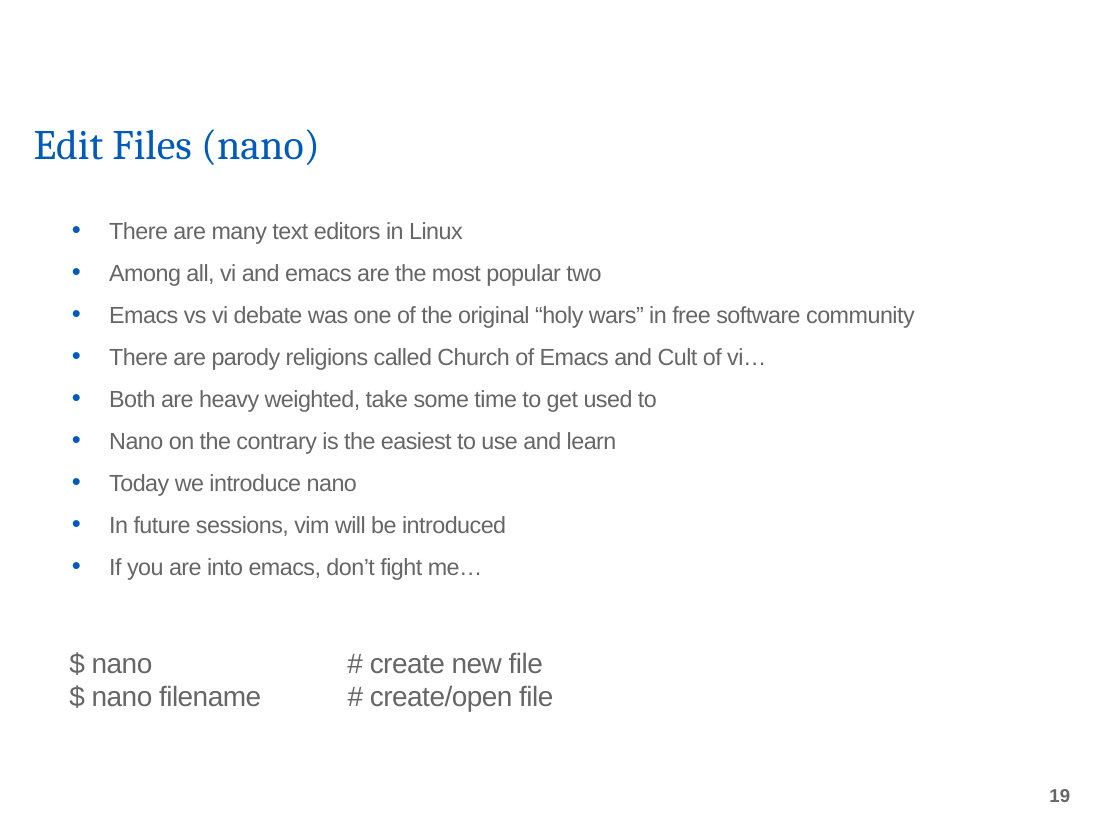
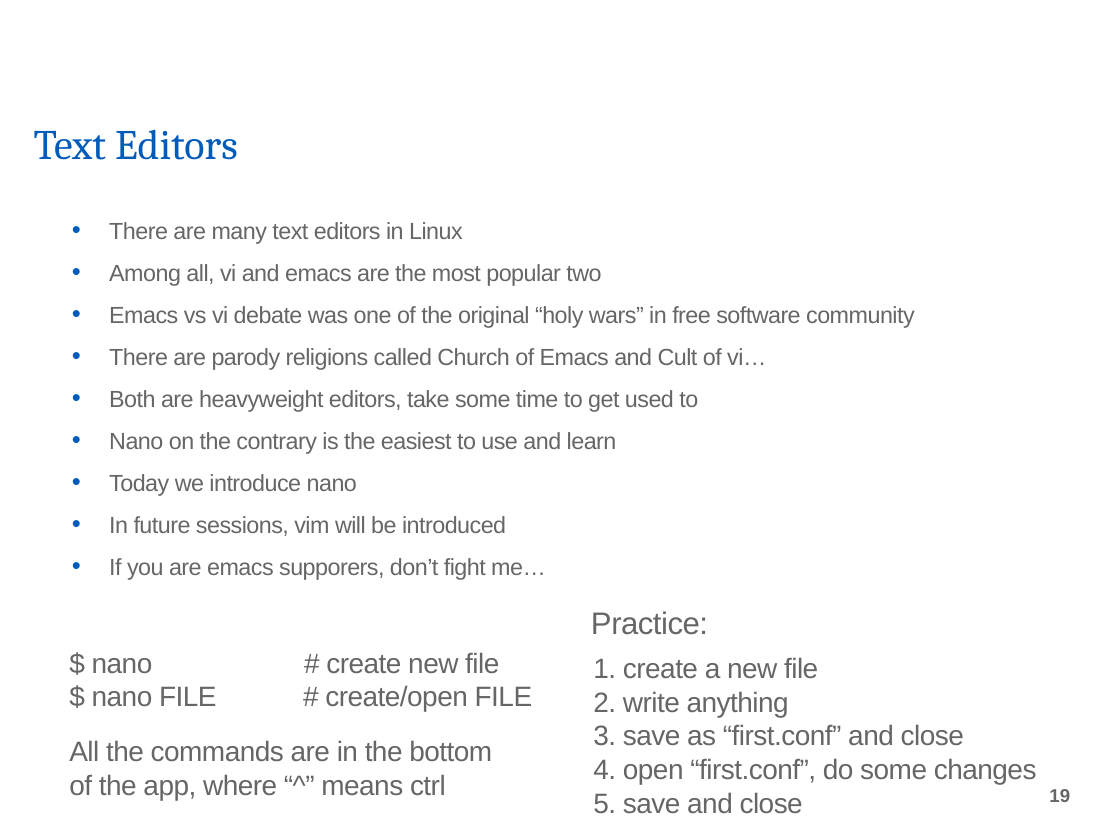
Before and after one commit to tidues/Intro-to-Linux-Server, a slide deck: slide 19 of IntroToLinuxServer.odp. Drawn at 1120x840 pixels with LibreOffice and Linux fonts; fonts in the diff are those of the drawing; background and template pictures are left out. Boxes give left, top, right and bottom in pixels: in the first picture for what was removed or moved away, otherwise in the second. Text is boxed around its words. In the diff, an @@ line names an element or a change of style, - is before the commit and + after.

```diff
--- a/IntroToLinuxServer.odp
+++ b/IntroToLinuxServer.odp
@@ title at box(34, 129, 238, 160): text changed @@
-Edit Files (nano)
+Text Editors
@@ text at box(109, 390, 698, 412): text changed @@
-• Both are heavy weighted, take some time to get used to
+• Both are heavyweight editors, take some time to get used to
@@ text at box(109, 558, 546, 580): text changed @@
-• If you are into emacs, don’t fight me…
+• If you are emacs supporers, don’t fight me…
@@ text added at box(591, 611, 708, 635), 20 pt, text #666666 @@
+Practice:
@@ text at box(325, 652, 533, 711): text changed @@
-$ nano filename # create/open file
+$ nano FILE # create/open FILE
@@ text added at box(593, 657, 1037, 814), 18 pt, text #666666 @@
+1. create a new file
+2. write anything
+3. save as “first.conf” and close
+4. open “first.conf”, do some changes
+5. save and close
@@ text added at box(69, 740, 492, 800), 18 pt, text #666666 @@
+All the commands are in the bottom of the app, where “^” means ctrl
```
Also in this commit, not shown: 13 other slides changed, 27 other files.
